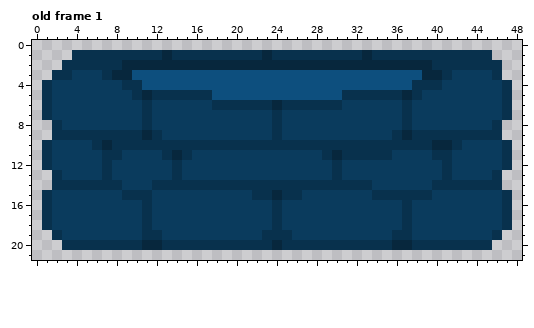
A pixel-art file gets an edit: incremental-game/assets/floor_1/mana_well.aseprite. This is how it looked before the edit.
49x22 pixels, 1 frame. Shown: old frame 1. The commit also changed other frames, which this record leaves out.
The same view after the edit:
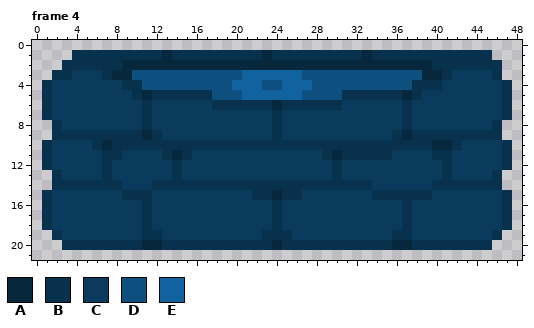
Palette (. is transparent): A #07273d  B #08314d  C #0a3b5d  D #0d4f7e  E #10639e
A new or re-ordered frame is compared with the old frame closest to it.
The edit:
{"change": "frames 1 -> 8"}
{"where": "frame 4 is new; against old frame 1"}
{"frame":4,"y":3,"x":21,"old":"DDDDDD","new":"EEEEEE"}
{"frame":4,"y":4,"x":20,"old":"DDD","new":"EEE"}
{"frame":4,"y":4,"x":25,"old":"DDD","new":"EEE"}
{"frame":4,"y":5,"x":21,"old":"DDDDDD","new":"EEEEEE"}
